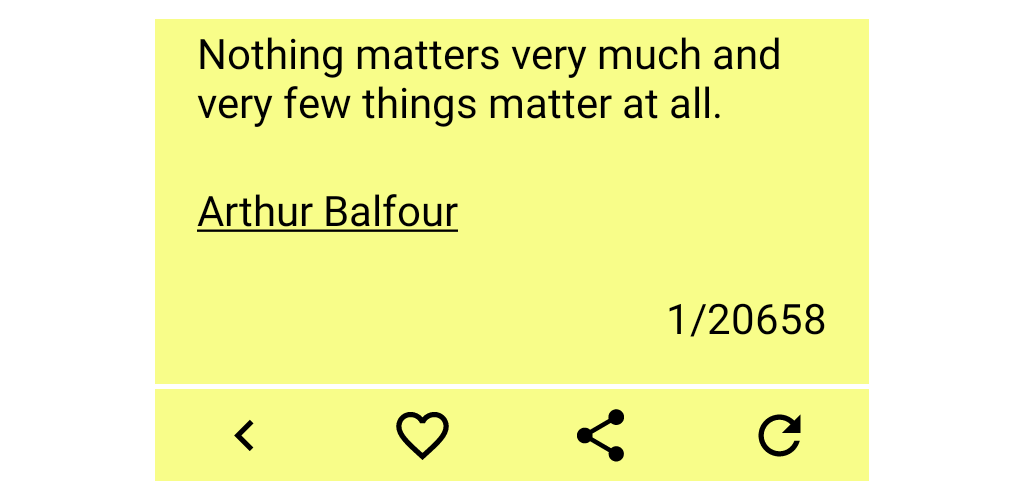
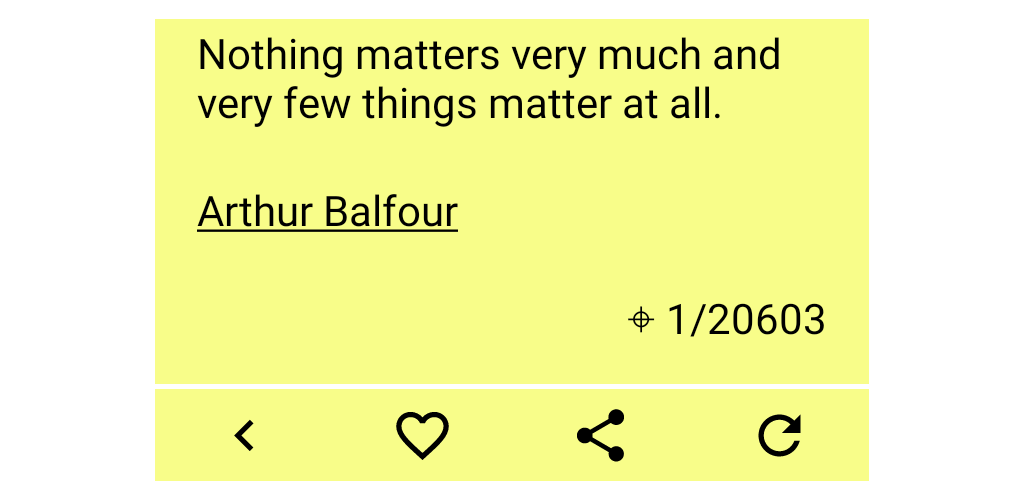
Layered file, before and after one edit (w=1024, h=500). Changes by layer:
renamed "Quote_Unquote_ori_portrait.png" to "Quote_Unquote_ori_portrait.png #1", painted on it over [628, 303, 825, 335]
